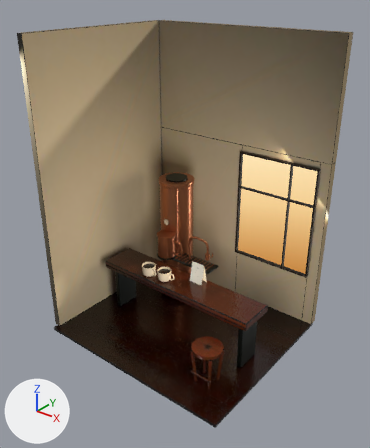
The glTF model awai-3d-20261012/assets/room-baked.glb: old version first, new version second.
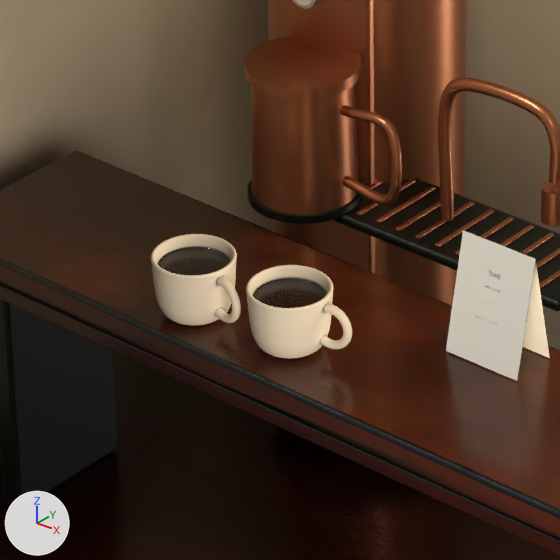
Old and new are each drawn whole from a 50 mm camera at (8.31, -8.7, 9.16) aimed at (0.83, 0.65, 3.37) and again close up on the part from 32% to 56% of the width and 50% to 70% of the height. The axes (+X, +Y, +Z) are drawn at lower left. The lights are the same throughout. The older version's two pictures come first.

Names of what the first close-up shows: 'Baked morning cafe'.
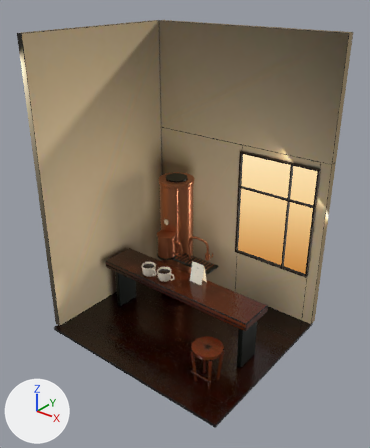
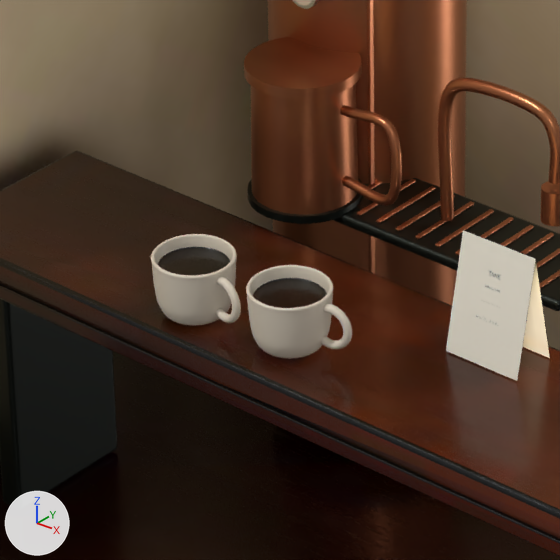
Edits to the bpy script that builds the scene:
```text
Change mat_material_21:
    where n0 = _N.new('ShaderNodeBsdfPrincipled'); n0.name = 'Principled BSDF'
    n0.inputs[0].default_value: (0.0, 0.0, 0.0, 1.0) -> (0.68, 0.604, 0.491, 1.0)  # 'Base Color', black #000000 -> 'Base Color', pale yellow #d7ccba
    n0.inputs[2].default_value: 0.58 -> 0.52  # 'Roughness'
    remove n0.inputs[28].default_value = 1.0  # 'Emission Strength'
    remove n2 = _N.new('ShaderNodeTexImage'); n2.name = 'Image Texture'
    remove n2.image = img_bake_diffuse_denoised
    remove n3 = _N.new('ShaderNodeUVMap'); n3.name = 'UV Map'
    remove n3.uv_map = 'UVMap.001'
    remove _L.new(n2.outputs[0], n0.inputs[27])  # 'Color' to 'Emission Color'
    remove _L.new(n3.outputs[0], n2.inputs[0])  # 'UV' to 'Vector'
Change mat_material_24:
    where n0 = _N.new('ShaderNodeBsdfPrincipled'); n0.name = 'Principled BSDF'
    n0.inputs[0].default_value: (0.0, 0.0, 0.0, 1.0) -> (0.68, 0.604, 0.491, 1.0)  # 'Base Color', black #000000 -> 'Base Color', pale yellow #d7ccba
    n0.inputs[2].default_value: 0.58 -> 0.52  # 'Roughness'
    remove n0.inputs[28].default_value = 1.0  # 'Emission Strength'
    remove n2 = _N.new('ShaderNodeTexImage'); n2.name = 'Image Texture'
    remove n2.image = img_bake_diffuse_denoised
    remove n3 = _N.new('ShaderNodeUVMap'); n3.name = 'UV Map'
    remove n3.uv_map = 'UVMap.001'
    remove _L.new(n2.outputs[0], n0.inputs[27])  # 'Color' to 'Emission Color'
    remove _L.new(n3.outputs[0], n2.inputs[0])  # 'UV' to 'Vector'
Change mat_material_25:
    where n0 = _N.new('ShaderNodeBsdfPrincipled'); n0.name = 'Principled BSDF'
    n0.inputs[0].default_value: (0.0, 0.0, 0.0, 1.0) -> (0.68, 0.604, 0.491, 1.0)  # 'Base Color', black #000000 -> 'Base Color', pale yellow #d7ccba
    n0.inputs[2].default_value: 0.58 -> 0.52  # 'Roughness'
    remove n0.inputs[28].default_value = 1.0  # 'Emission Strength'
    remove n2 = _N.new('ShaderNodeTexImage'); n2.name = 'Image Texture'
    remove n2.image = img_bake_diffuse_denoised
    remove n3 = _N.new('ShaderNodeUVMap'); n3.name = 'UV Map'
    remove n3.uv_map = 'UVMap.001'
    remove _L.new(n2.outputs[0], n0.inputs[27])  # 'Color' to 'Emission Color'
    remove _L.new(n3.outputs[0], n2.inputs[0])  # 'UV' to 'Vector'
```

Changed parts and their boxes [x1, y1, x2, y2] in the close-ups (560 x 560 px):
'Baked morning cafe', surface changed: [147, 87, 556, 410] in both
